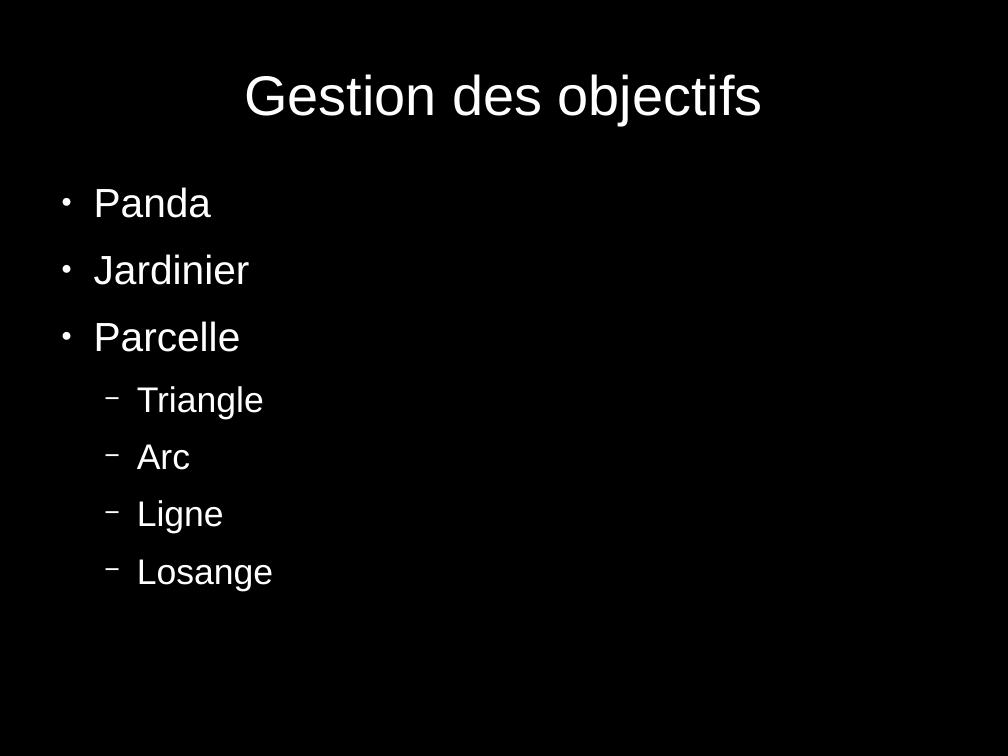
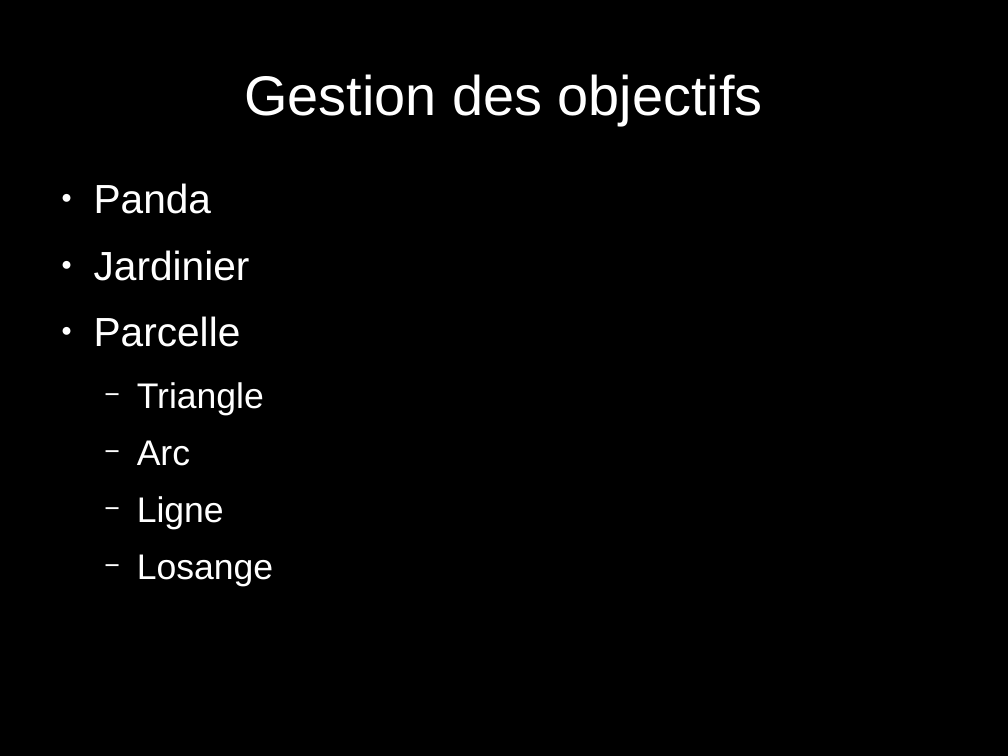
Before and after one commit to meo-pill/takenoko, a slide deck: slide 8 of diapo projet.odp. Drawn at 1008x756 pixels with LibreOffice and Linux fonts; fonts in the diff are those of the drawing; background and template pictures are left out. Boxes give left, top, right and bottom in pixels: in the first picture for what was removed or moved away, otherwise in the second. Text is boxed around its words. In the diff, an @@ line names an element or a change of style, - is before the commit and + after.

```diff
--- a/diapo projet.odp
+++ b/diapo projet.odp
@@ text "Panda": place and size @@
-text "Panda" at <box>94,187,273,591</box>
+text "Panda" at <box>94,183,273,587</box>
```
Also in this commit, not shown: 5 other slides changed, 1 slide added, 1 slide removed.
